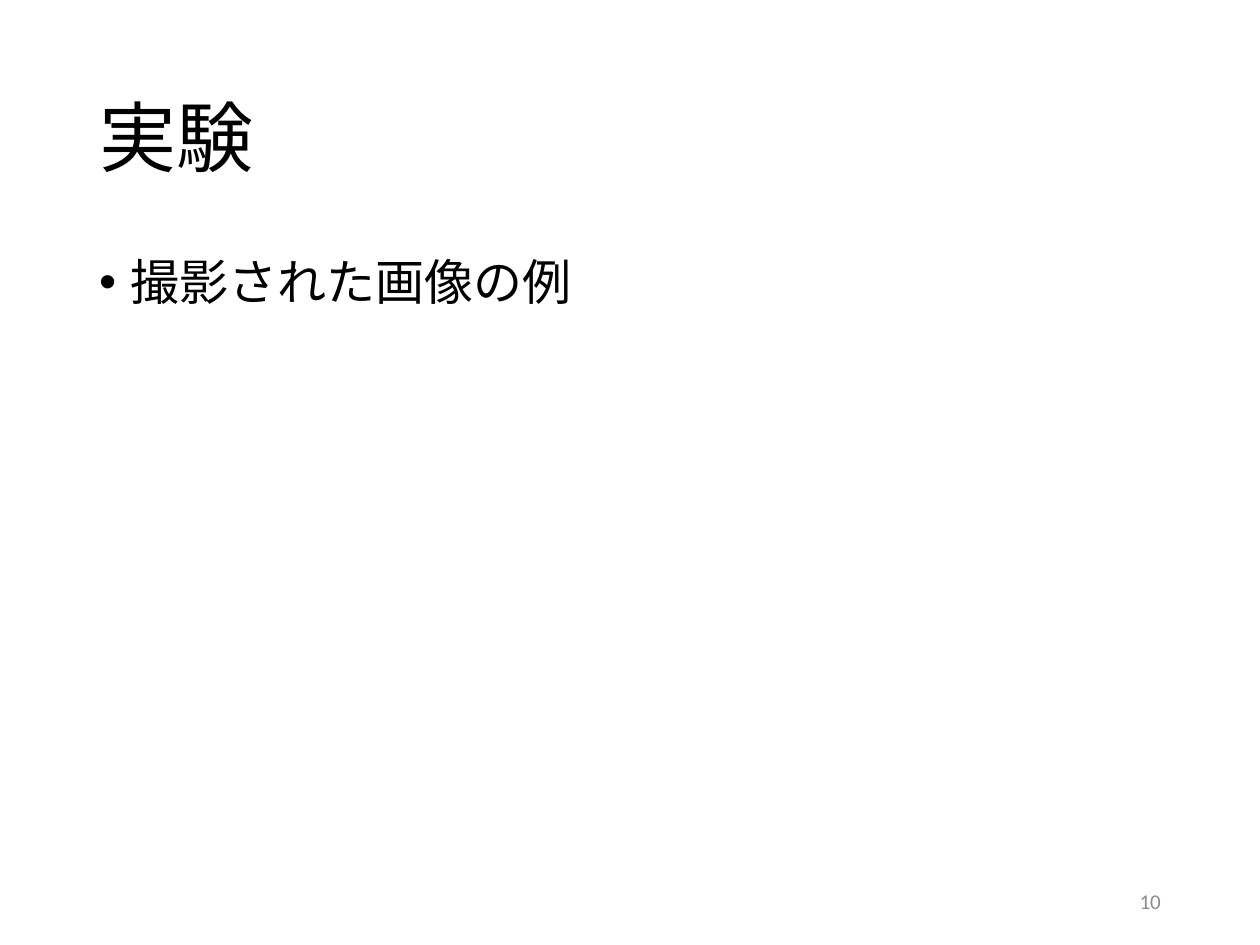
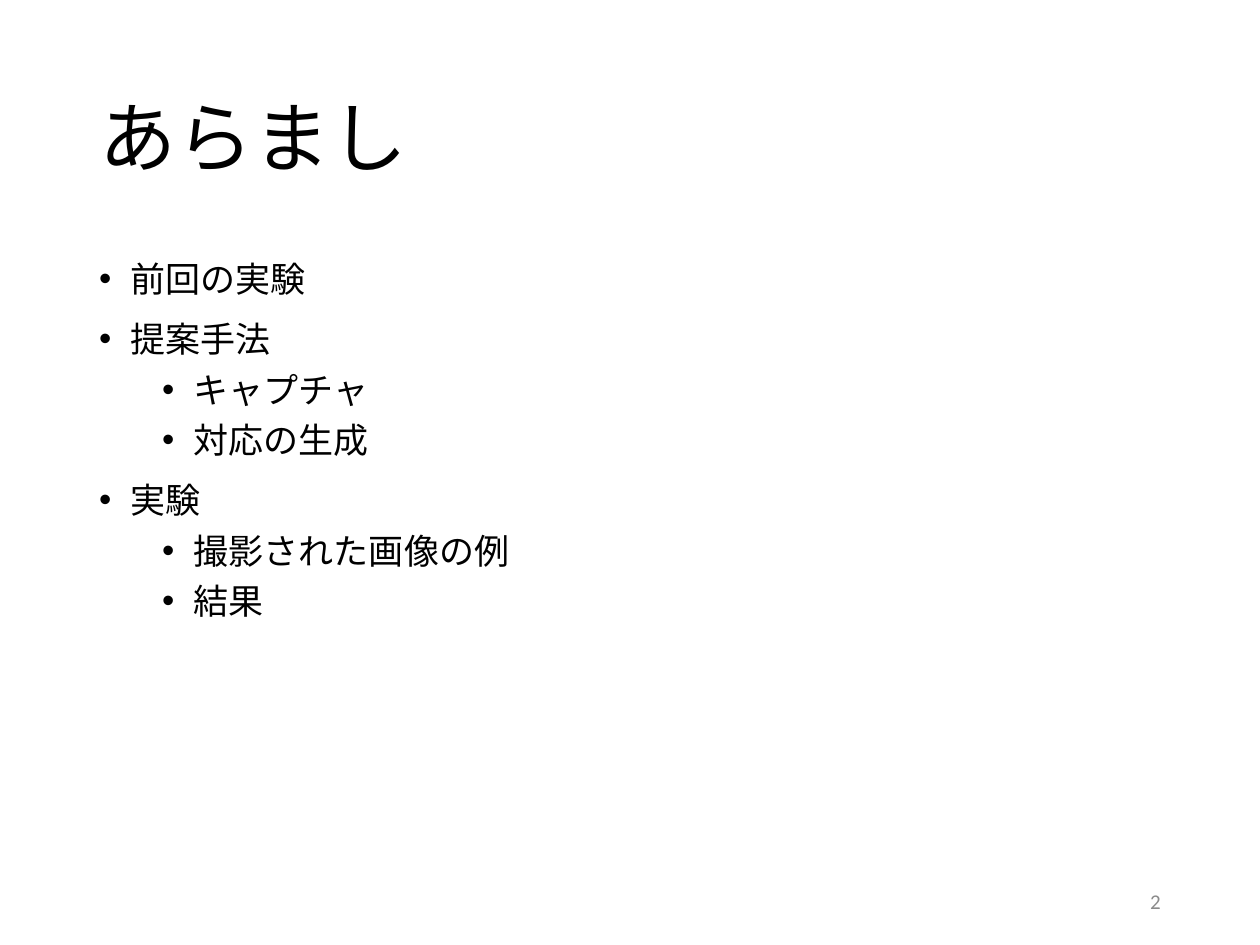
Before and after one commit to GrayMask/3dSurface3, a slide deck: slide 2 of report/Li-20170317_.pptx (slide 10 before the commit). Drawn at 1260x945 pixels with LibreOffice and Linux fonts; fonts in the diff are those of the drawing. Boxes give left, top, right and bottom in pixels: in the first picture for what was removed or moved away, otherwise in the second. Text is boxed around its words. In the diff, an @@ line names an element or a change of style, - is before the commit and + after.

```diff
--- a/report/Li-20170317_.pptx
+++ b/report/Li-20170317_.pptx
@@ title at (99,105,407,170): text changed @@
-実験
+あらまし
@@ text at (131,262,369,516): paragraphs added @@
+• 前回の実験
+• 提案手法
+  • キャプチャ
+  • 対応の生成
+• 実験
@@ text at (194,534,509,567): size 28 to 20 pt in "撮影された画像の例"; list level 1 to 2 in "撮影された画像の例"; line spacing 0.9 to 1 @@
@@ text at (194,584,264,617): paragraph added @@
+  • 結果
@@ page number at (1150,895,1161,909): text changed @@
-10
+2
```
Also in this commit, not shown: 1 other slide changed, 2 slides added, 6 slides removed.
